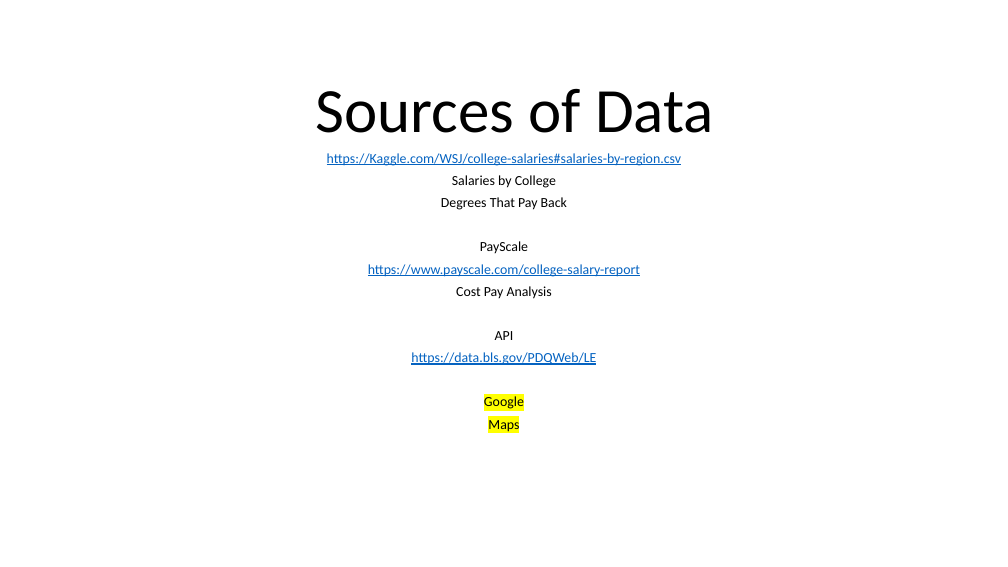
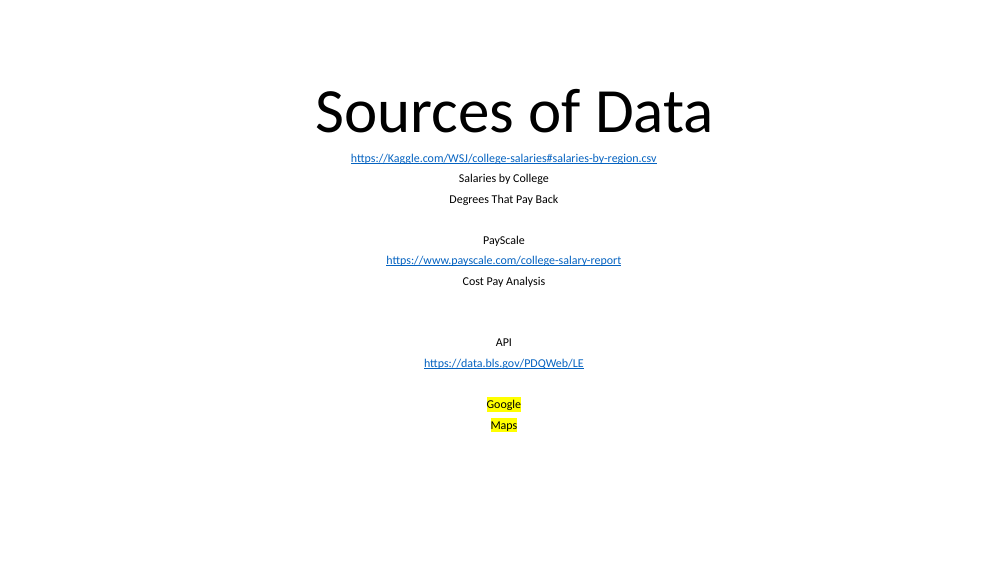
Before and after one commit to clkessler220/project-1-team-5, a slide deck: slide 4 of The Cost Benefit Analysis of Obtaining Postsecondary Eduction.pptx. Drawn at 1008x567 pixels with LibreOffice and Linux fonts; fonts in the diff are those of the drawing. Boxes give left, top, right and bottom in pixels: in the first picture for what was removed or moved away, otherwise in the second. Text is boxed around its words. In the diff, an @@ line names an element or a change of style, - is before the commit and + after.

```diff
--- a/The Cost Benefit Analysis of Obtaining Postsecondary Eduction.pptx
+++ b/The Cost Benefit Analysis of Obtaining Postsecondary Eduction.pptx
@@ subtitle "https://Kaggle.com/WSJ/college-salaries#salaries-by-region.c ..." at [351,153,657,433]: size 13.2 to 11.4 pt @@
```
Also in this commit, not shown: 1 other slide changed.
